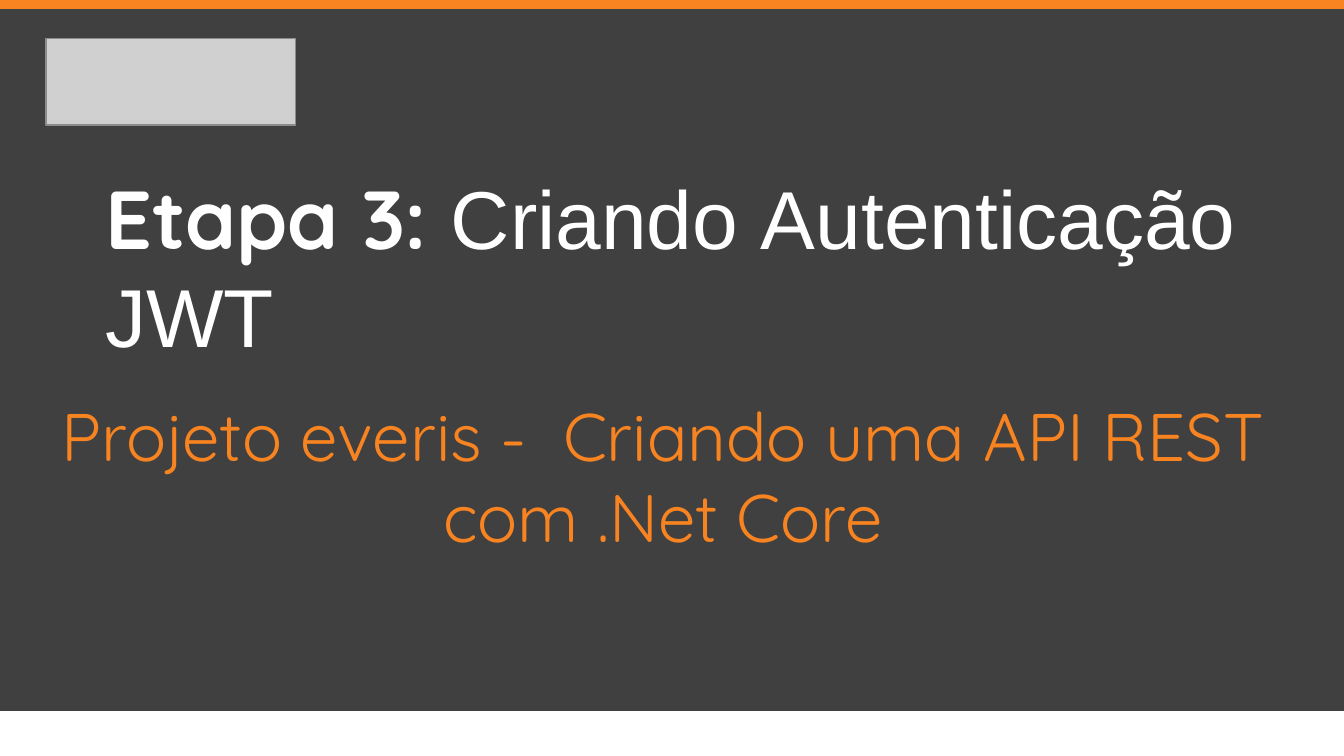
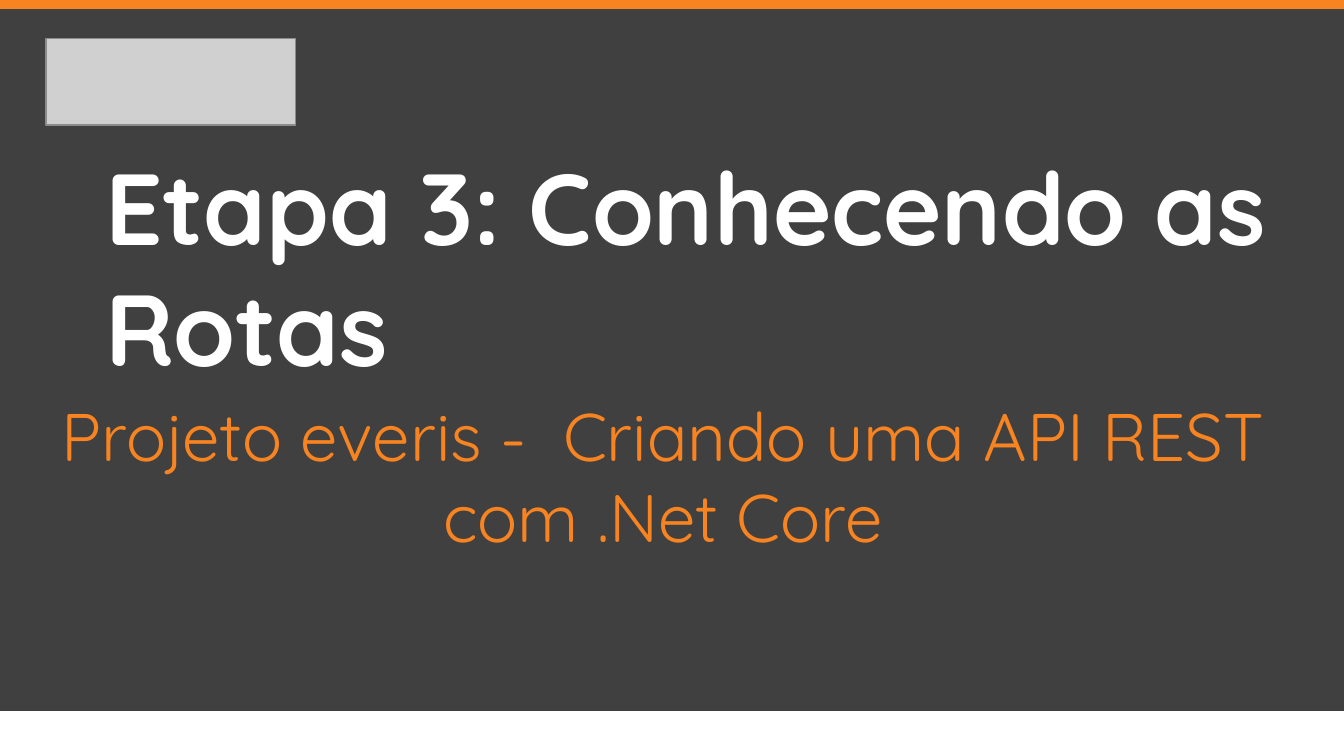
Before and after one commit to everis-New-Talents-NET/EverisStore, a slide deck: slide 15 of slide/Projeto everis - API REST .Net Core com JWT.pptx (slide 20 before the commit). Drawn at 1344x756 pixels with LibreOffice and Linux fonts; fonts in the diff are those of the drawing; grey boxes stand for pictures. Boxes give left, top, right and bottom in pixels: in the first picture for what was removed or moved away, otherwise in the second. Text is boxed around its words. In the diff, an @@ line names an element or a change of style, - is before the commit and + after.

```diff
--- a/slide/Projeto everis - API REST .Net Core com JWT.pptx
+++ b/slide/Projeto everis - API REST .Net Core com JWT.pptx
@@ text at (105, 170, 1266, 367): text changed; size 44 to 54 pt; font Arial to Quicksand; bold on @@
-Etapa 3: Criando Autenticação JWT
+Etapa 3: Conhecendo as Rotas
```
Also in this commit, not shown: 8 other slides changed, 5 slides added, 7 slides removed, 14 other files.
